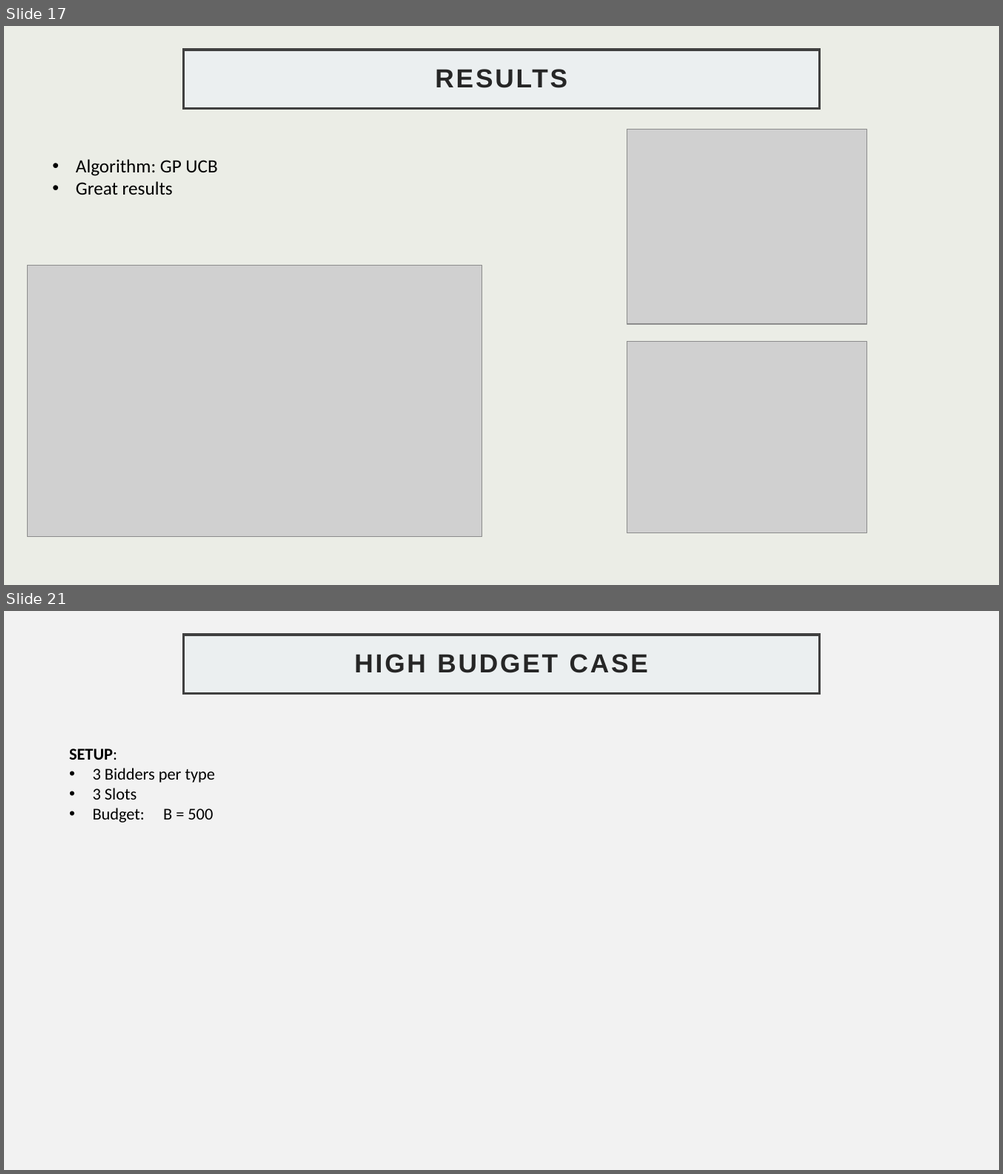
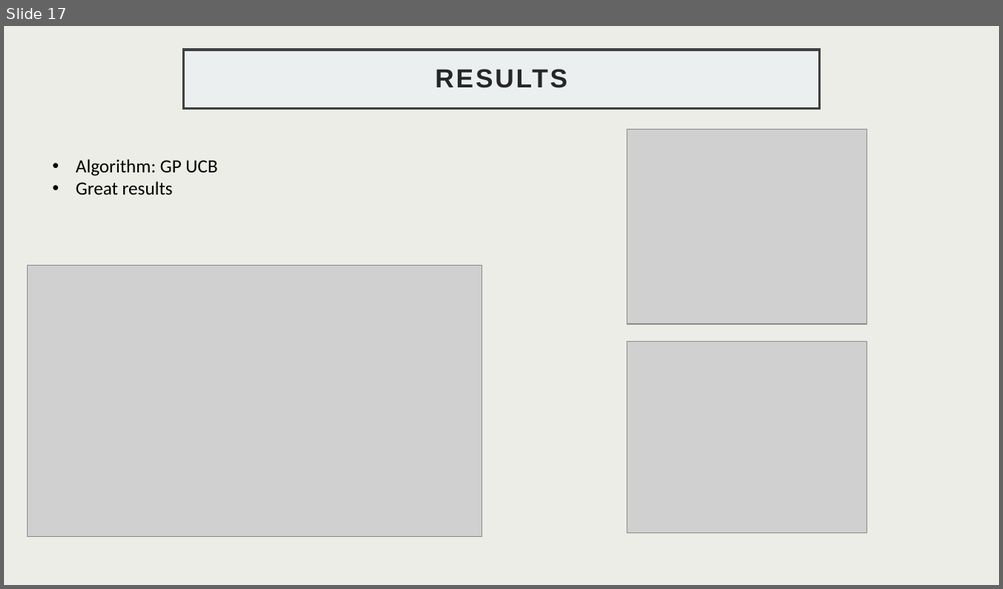
Before and after one commit to GabriFarace/OLA-project, a slide deck: SLIDES.pptx. Shown one above the other, each under a label of ours: slides 17 and 21 before the commit, slide 17 after it; the slides between them are not shown. The pictures are 1003x1174 and 1003x589 pixels, drawn with LibreOffice and Linux fonts; fonts in the diff are those of the drawing; grey boxes stand for pictures. Boxes give left, top, right and bottom in pixels: in the first picture for what was removed or moved away, otherwise in the second. Text is boxed around its words. In the diff, an @@ line names an element or a change of style, - is before the commit and + after.

```diff
--- a/SLIDES.pptx
+++ b/SLIDES.pptx
@@ slide 21 removed at (4,611,999,1170), background #F2F2F2 @@
@@ title removed at (183,635,819,694) @@
-HIGH BUDGET CASE
@@ text removed at (69,749,215,823) @@
-SETUP:
-• 3 Bidders per type
-• 3 Slots
-• Budget: B = 500
```
Also in this commit, not shown: 3 slides changed, 4 slides added, 2 other slides removed.
